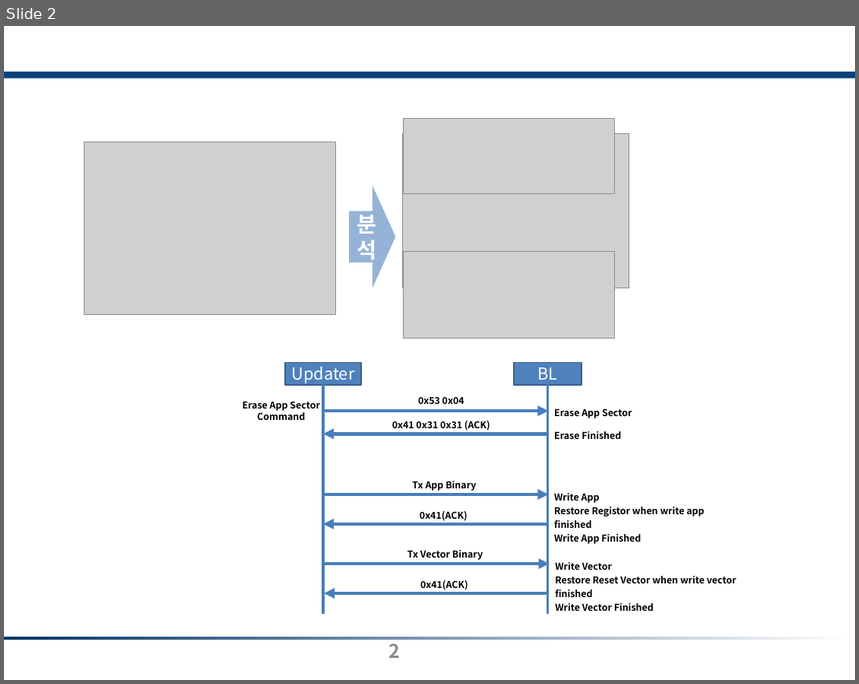
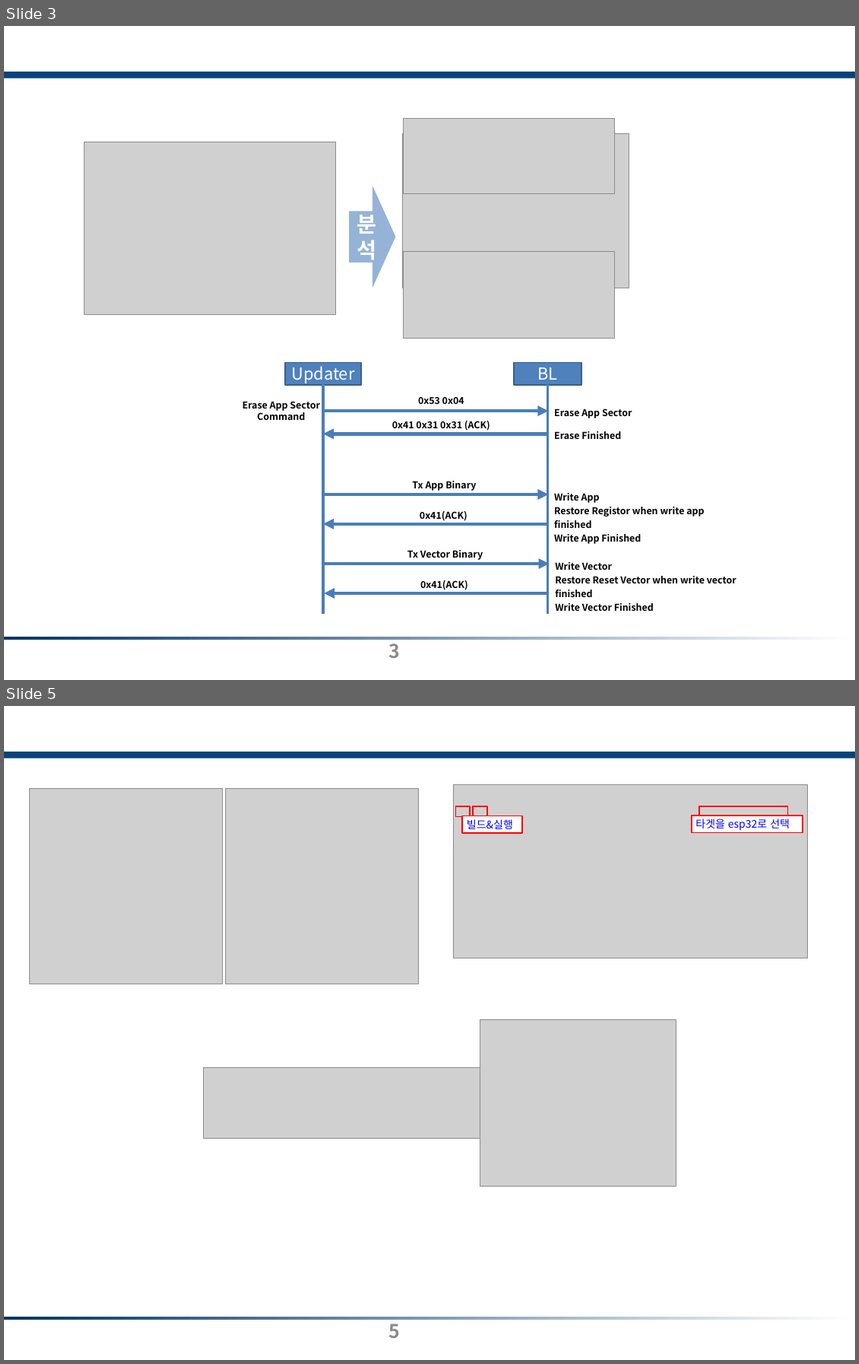
Before and after one commit to chuldongshim/webpage50815, a slide deck: static/assets/3_embedded_img.pptx. Shown one above the other, each under a label of ours: slide 2 before the commit, slides 3 and 5 after it; the slides between them are not shown. The pictures are 859x684 and 859x1364 pixels, drawn with LibreOffice and Linux fonts; fonts in the diff are those of the drawing; grey boxes stand for pictures. Boxes give left, top, right and bottom in pixels: in the first picture for what was removed or moved away, otherwise in the second. Text is boxed around its words. In the diff, an @@ line names an element or a change of style, - is before the commit and + after.

```diff
--- a/static/assets/3_embedded_img.pptx
+++ b/static/assets/3_embedded_img.pptx
@@ slide 5 added at box(4, 706, 855, 1360), background #FFFFFF; not listed: 2 template elements that a slide beside it also shows @@
@@ picture added at box(29, 788, 222, 983) @@
@@ picture added at box(226, 788, 418, 983) @@
@@ group added at box(453, 785, 807, 958): 5 rectangles, 1 picture @@
+타겟을 esp32로 선택
+빌드&실행
@@ picture added at box(481, 1019, 677, 1186) @@
@@ picture added at box(203, 1067, 480, 1138) @@
@@ page number added at box(389, 1318, 400, 1338), 32 pt, text #8C8C8C, bold @@
+5
@@ what was slide 2 is now slide 3 @@
@@ page number at box(389, 638, 400, 658): text changed @@
-2
+3
```
Also in this commit, not shown: 5 other slides added, 2 other files.
